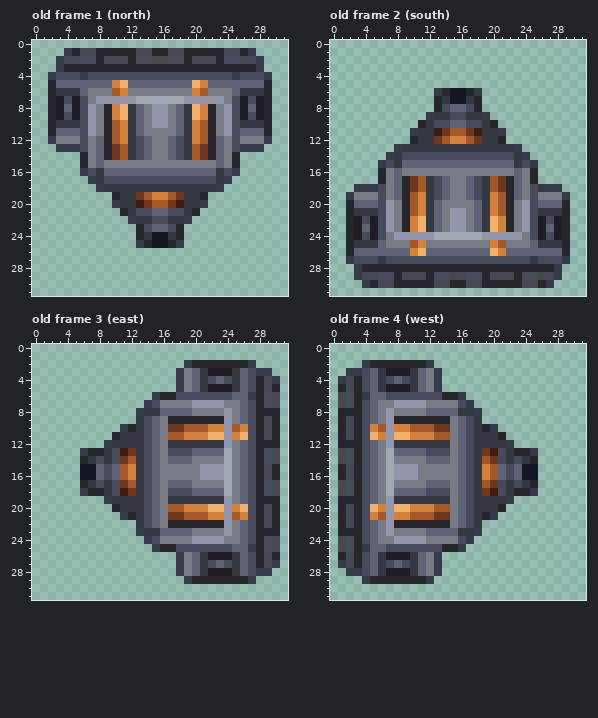
A pixel-art file gets an edit: assets/originals/art/machines/gravity/gravity-pillar.aseprite. This is how it looked before the edit.
32x32 pixels, 4 frames. Colours within 5 levels of each other are drawn and written as one. Shown: old frame 1 (north), old frame 2 (south), old frame 3 (east), old frame 4 (west). The commit also changed other frames, which this record leaves out.
The result:
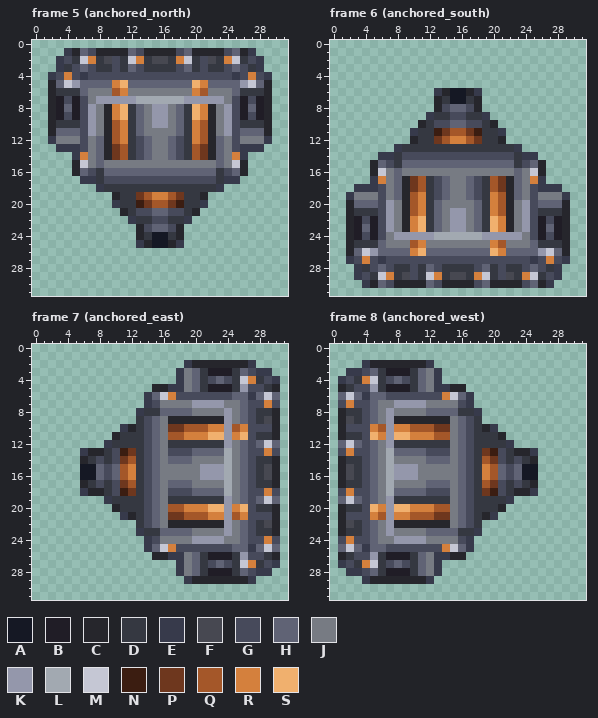
Palette (. is transparent): A #151824  B #201d26  C #26262c  D #353841  E #373a4b  F #474851  G #474a5b  H #606375  J #777b83  K #9497ab  L #a2a9b1  M #c5c7d4  N #3b1d11  P #6e371e  Q #a45729  R #d4803d  S #f0b06e
A new or re-ordered frame is compared with the old frame closest to it.
The exact change:
frames 4 -> 8
layer "anchor_bolts" added
--- frame 5 (anchored_north) is new; against old frame 1 (north), layer "anchor_bolts"
@@ x 0..31 @@
  0 ................................
- 1 ....ECFFCCCCCFFCCFFCCCCCFFCE....
- 2 ...EFFGGCFFFCGGFFGGCFFFCGGFFE...
- 3 ...ECCCCCCCCCCCCCCCCCCCCCCCCE...
- 4 ..EGGGEGGGGGGGGGGGGGGGGGGEGGGE..
- 5 ..CHHHHHHHRSHHHHHHHHSRHHHHHHHC..
+ 1 ....ECHGCCCCHGCCCCGHCCCCGHCE....
+ 2 ...EGDMRDFGDMRDFFDRMDGFDRMDGE...
+ 3 ...EDGHGDDGDHGDDDDGHDGDDGHGDE...
+ 4 ..EGRGEGGGGGGGGGGGGGGGGGGEGRGE..
+ 5 ..CHMKHHHHRSHHHHHHHHSRHHHHKMHC..
  6 ..CDDDHJJJQRJJJJJJJJRQJJJHDDDC..
@@ x 0..31 @@
 13 ...EEEGJHCPQDGHJJHGDQPCHJGEEE...
-14 ......CJHCPQDGHJJHGDQPCHJC......
-15 ......CJHJJJJJJJJJJJJJJHJC......
-16 ......EGDHHHHHHHHHHHHHHDGE......
-17 .......EDGGGGGGGGGGGGGGDE.......
+14 .....ERJHCPQDGHJJHGDQPCHJRE.....
+15 .....CMJHJJJJJJJJJJJJJJHJMC.....
+16 .....CHGDHHHHHHHHHHHHHHDGHC.....
+17 ......EEDGGGGGGGGGGGGGGDEE......
 18 ........EDDDDDDDDDDDDDDE........
--- frame 6 (anchored_south) is new; against old frame 2 (south), layer "anchor_bolts"
@@ x 0..31 @@
 13 ........EDDDDDDDDDDDDDDE........
-14 .......EDGGGGGGGGGGGGGGDE.......
-15 ......EGDHHHHHHHHHHHHHHDGE......
-16 ......CJHJJJJJJJJJJJJJJHJC......
-17 ......CJHCPQDGHJJHGDQPCHJC......
+14 ......EEDGGGGGGGGGGGGGGDEE......
+15 .....CHGDHHHHHHHHHHHHHHDGHC.....
+16 .....CMJHJJJJJJJJJJJJJJHJMC.....
+17 .....ERJHCPQDGHJJHGDQPCHJRE.....
 18 ...EEEGJHCPQDGHJJHGDQPCHJGEEE...
@@ x 0..31 @@
 25 ..CDDDHJJJQRJJJJJJJJRQJJJHDDDC..
-26 ..CHHHHHHHRSHHHHHHHHSRHHHHHHHC..
-27 ..EGGGEGGGGGGGGGGGGGGGGGGEGGGE..
-28 ...ECCCCCCCCCCCCCCCCCCCCCCCCE...
-29 ...EFFGGCFFFCGGFFGGCFFFCGGFFE...
-30 ....ECFFCCCCCFFCCFFCCCCCFFCE....
+26 ..CHMKHHHHRSHHHHHHHHSRHHHHKMHC..
+27 ..EGRGEGGGGGGGGGGGGGGGGGGEGRGE..
+28 ...EDGHGDDGDHGDDDDGHDGDDGHGDE...
+29 ...EGDMRDFGDMRDFFDRMDGFDRMDGE...
+30 ....ECHGCCCCHGCCCCGHCCCCGHCE....
 31 ................................
--- frame 7 (anchored_east) is new; against old frame 3 (east), layer "anchor_bolts"
@@ x 12..31 @@
  3 ......EJHDBBBDHGEE..
- 4 ......EJHDGHGDHGCFE.
- 5 ......EJHDBBBDHGCFC.
- 6 ...ECCGGGGGGGHHECGF.
- 7 ..EGJJJJKKKKJJHGCGF.
- 8 .EDDHHHHJJJJKJHGCCC.
- 9 .DGHJCCCCCCCKJHGCFC.
-10 CDGHJPPQQQRRKQRGCFC.
-11 DDGHJQQRRRSSKRSGCFC.
-12 DDGHJDDDDDDDKJHGCCC.
-13 PDGHJGGGHHHHLJHGCGF.
-14 QDGHJHHHJJJJLJHGCGF.
-15 RDGHJJJJJKKKLJHGCFC.
-16 RDGHJJJJJKKKLJHGCFC.
-17 QDGHJHHHJJJJLJHGCGF.
-18 PDGHJGGGHHHHLJHGCGF.
-19 DDGHJDDDDDDDKJHGCCC.
-20 DDGHJQQRRRSSKRSGCFC.
-21 CDGHJPPQQQRRKQRGCFC.
-22 .DGHJCCCCCCCKJHGCFC.
-23 .EDDHHHHJJJJKJHGCCC.
-24 ..EGJJJJKKKKJJHGCGF.
-25 ...ECCGGGGGGGHHECGF.
-26 ......EJHDBBBDHGCFC.
-27 ......EJHDGHGDHGCFE.
+ 4 ......EJHDGHGDMRDGE.
+ 5 ...CCEEJHDBBBDKGGDC.
+ 6 ..EHMRGGGGGGGHHEHMH.
+ 7 ..EGJJJJKKKKJJHGGRG.
+ 8 .EDDHHHHJJJJKJHGDDC.
+ 9 .DGHJCCCCCCCKJHGDFC.
+10 CDGHJPPQQQRRKQRGGGC.
+11 DDGHJQQRRRSSKRSGDDC.
+12 DDGHJDDDDDDDKJHGHMH.
+13 PDGHJGGGHHHHLJHGGRG.
+14 QDGHJHHHJJJJLJHGDDC.
+15 RDGHJJJJJKKKLJHGDFC.
+16 RDGHJJJJJKKKLJHGDFC.
+17 QDGHJHHHJJJJLJHGDDC.
+18 PDGHJGGGHHHHLJHGGRG.
+19 DDGHJDDDDDDDKJHGHMH.
+20 DDGHJQQRRRSSKRSGDDC.
+21 CDGHJPPQQQRRKQRGGGC.
+22 .DGHJCCCCCCCKJHGDFC.
+23 .EDDHHHHJJJJKJHGDDC.
+24 ..EGJJJJKKKKJJHGGRG.
+25 ..EHMRGGGGGGGHHEHMH.
+26 ...CCEEJHDBBBDKGGDC.
+27 ......EJHDGHGDMRDGE.
 28 ......EJHDBBBDHGEE..
--- frame 8 (anchored_west) is new; against old frame 4 (west), layer "anchor_bolts"
@@ x 0..19 @@
  3 ..EEGHDBBBDHJE......
- 4 .EFCGHDGHGDHJE......
- 5 .CFCGHDBBBDHJE......
- 6 .FGCEHHGGGGGGGCCE...
- 7 .FGCGHJJKKKKJJJJGE..
- 8 .CCCGHJKJJJJHHHHDDE.
- 9 .CFCGHJKCCCCCCCJHGD.
-10 .CFCGRQKRRQQQPPJHGDC
-11 .CFCGSRKSSRRRQQJHGDD
-12 .CCCGHJKDDDDDDDJHGDD
-13 .FGCGHJLHHHHGGGJHGDP
-14 .FGCGHJLJJJJHHHJHGDQ
-15 .CFCGHJLKKKJJJJJHGDR
-16 .CFCGHJLKKKJJJJJHGDR
-17 .FGCGHJLJJJJHHHJHGDQ
-18 .FGCGHJLHHHHGGGJHGDP
-19 .CCCGHJKDDDDDDDJHGDD
-20 .CFCGSRKSSRRRQQJHGDD
-21 .CFCGRQKRRQQQPPJHGDC
-22 .CFCGHJKCCCCCCCJHGD.
-23 .CCCGHJKJJJJHHHHDDE.
-24 .FGCGHJJKKKKJJJJGE..
-25 .FGCEHHGGGGGGGCCE...
-26 .CFCGHDBBBDHJE......
-27 .EFCGHDGHGDHJE......
+ 4 .EGDRMDGHGDHJE......
+ 5 .CDGGKDBBBDHJEECC...
+ 6 .HMHEHHGGGGGGGRMHE..
+ 7 .GRGGHJJKKKKJJJJGE..
+ 8 .CDDGHJKJJJJHHHHDDE.
+ 9 .CFDGHJKCCCCCCCJHGD.
+10 .CGGGRQKRRQQQPPJHGDC
+11 .CDDGSRKSSRRRQQJHGDD
+12 .HMHGHJKDDDDDDDJHGDD
+13 .GRGGHJLHHHHGGGJHGDP
+14 .CDDGHJLJJJJHHHJHGDQ
+15 .CFDGHJLKKKJJJJJHGDR
+16 .CFDGHJLKKKJJJJJHGDR
+17 .CDDGHJLJJJJHHHJHGDQ
+18 .GRGGHJLHHHHGGGJHGDP
+19 .HMHGHJKDDDDDDDJHGDD
+20 .CDDGSRKSSRRRQQJHGDD
+21 .CGGGRQKRRQQQPPJHGDC
+22 .CFDGHJKCCCCCCCJHGD.
+23 .CDDGHJKJJJJHHHHDDE.
+24 .GRGGHJJKKKKJJJJGE..
+25 .HMHEHHGGGGGGGRMHE..
+26 .CDGGKDBBBDHJEECC...
+27 .EGDRMDGHGDHJE......
 28 ..EEGHDBBBDHJE......
